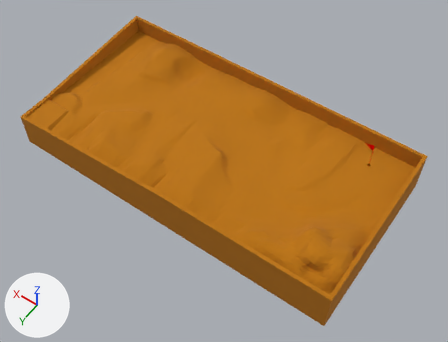
A saved change to the Blender file assets/blend_files/basic_level_13.blend.
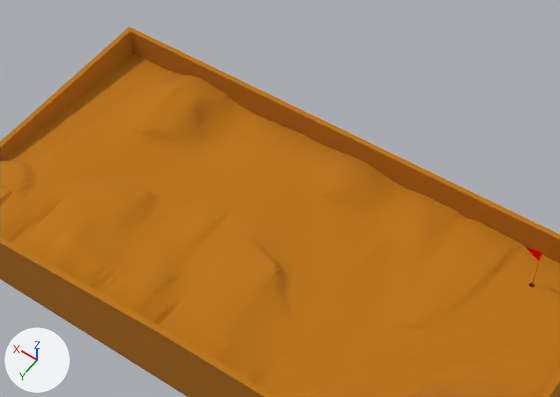
The first picture shows the older version from a camera (50 mm lens) standing at (-11.41, 7.13, 12.89) and looking at (-5.13, -1.66, -0.92). The close-ups show both versions on the part from 14% to 86% of the width and 0% to 67% of the height of that picture. Lighting does not change. The marker at lower left points along +X, +Y and +Z.

Script lines for the objects in view, before the commit:
```python
me_green = bpy.data.meshes.new('green')
me_green.from_pydata(...)  # 8635 vertices, 8368 faces; spans x -4.46..5.72, y -2.66..2.51, z -0.48..1.03
me_green.materials.append(mat_material)  # orange #bc7400
ob_green = bpy.data.objects.new('green', me_green)
ob_green.location = (-5.25, -1.94, -0.84)
```
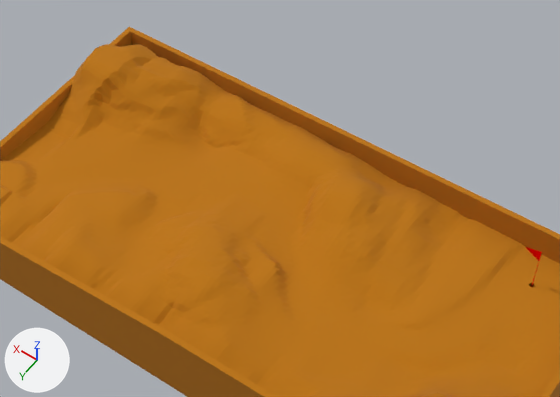
Where the change shows, as pixel boxes (x1, y1, x2, y2) in the close-ups (560 x 397 px; the box of a moved part takes in the faces that stretch with it):
part 1 of me_green, moved or reshaped
    before: (43, 53, 540, 378)
    after: (43, 44, 540, 378)

What changed in the scene script:
```text
Change me_green:
    used by ob_green; location = (-5.25, -1.94, -0.84)
    remove me_green.from_pydata(...)  # 8635 vertices, 8368 faces; spans x -4.46..5.72, y -2.66..2.51, z -0.48..1.03
    add me_green.from_pydata(...)  # 8635 vertices, 8368 faces; spans x -4.46..5.75, y -2.66..2.51, z -0.48..1.24
    me_green part 1: 3085 of 8635 vertices moved; they spanned x -3.89..5.62, y -2.6..2.03, z 0.25..0.77 and now span x -3.89..5.75, y -2.64..2.04, z 0.32..1.24; mean shift (0.02, 0.0, 0.19); largest move (4.92, -1.55, 0.38) -> (5.14, -1.5, 1.23)
```
